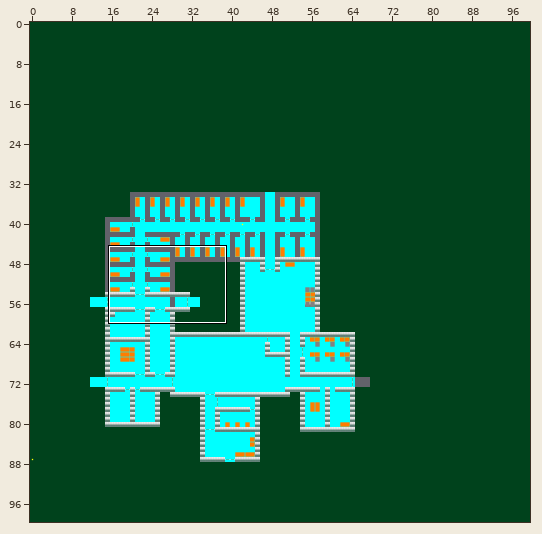
An edit to a level. Tiled map, ALPHA TEX/world1beta2.tmx. The picture above shows the old version from afar; the outline marks the close-up.
Close-up. As it was:
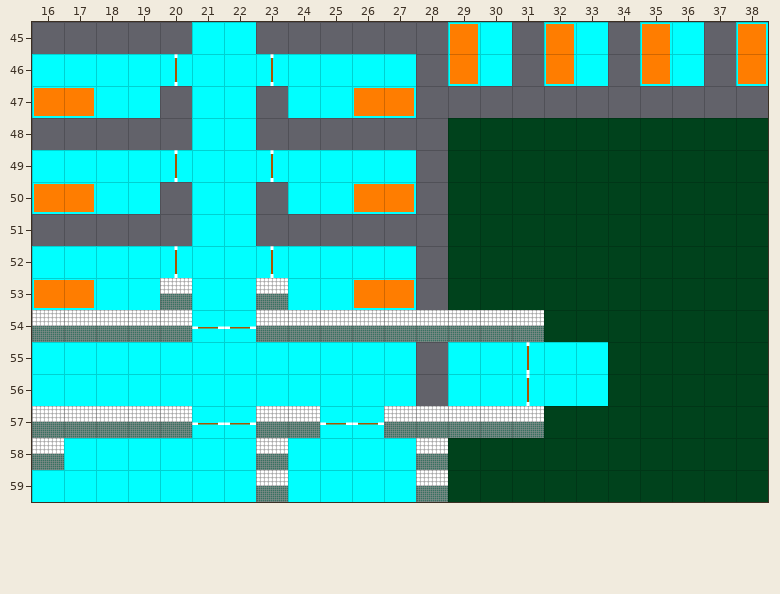
Cells are 64x64 px. Shown: x 16..38, y 45..59.
Once edited:
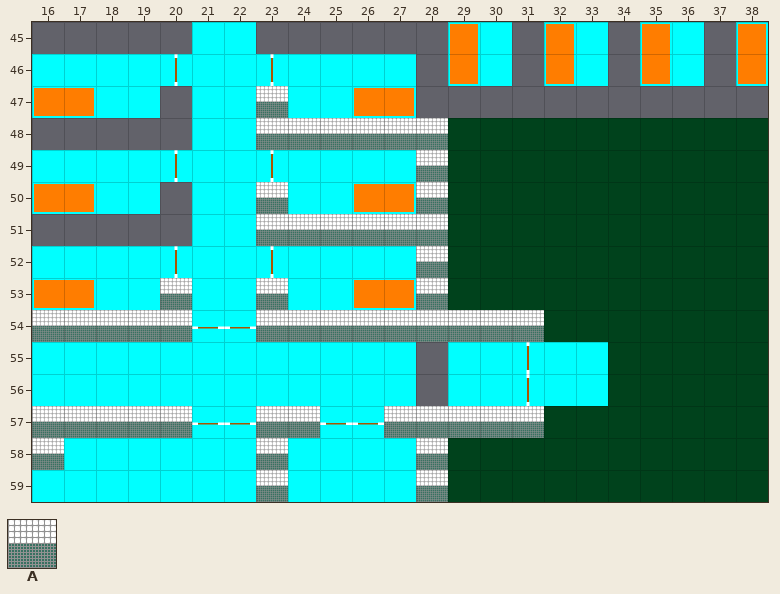
Key: from "floor_wall_sheet": A 5.
_ is an empty cell.
Change:
Changed rows in their new state; . is an unchanged cell.
Layer "väggar":
first column x 23:
47 A.....
48 AAAAAA
49 .....A
50 A....A
51 AAAAAA
52 .....A
53 .....A
